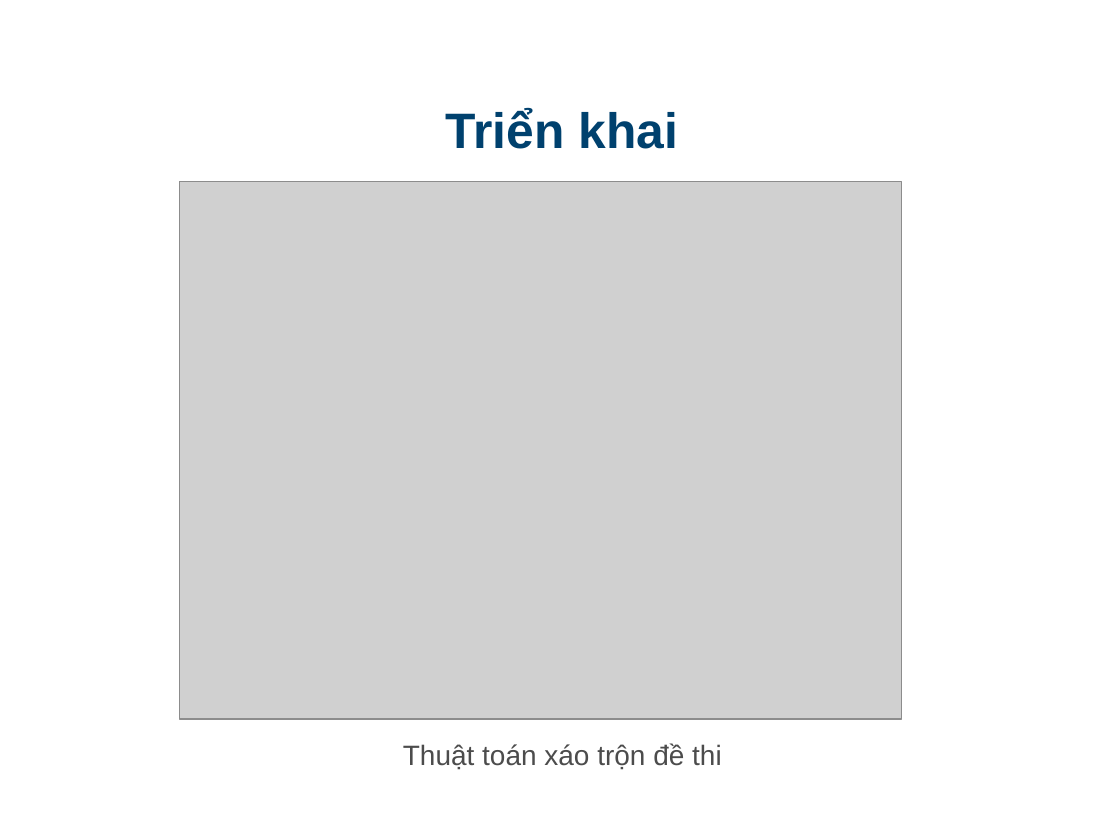
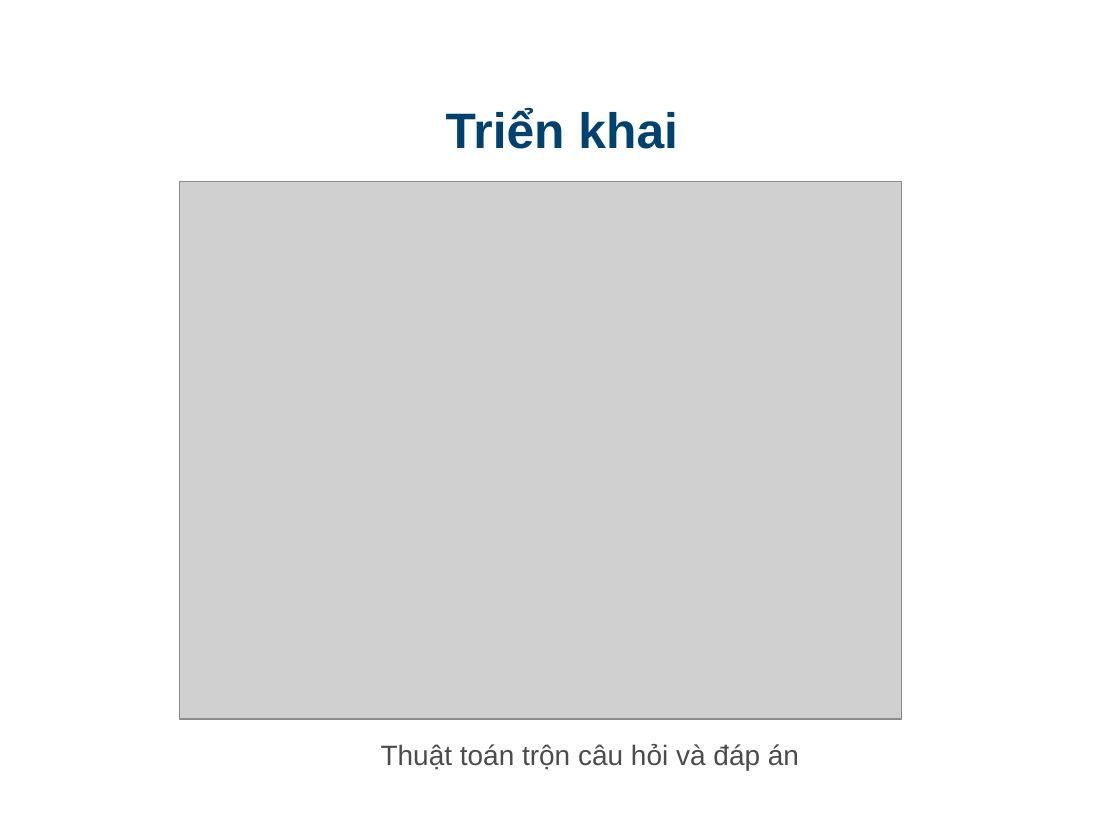
Before and after one commit to truongquangkhai99/DATN-1, a slide deck: slide 10 of src/doc/slide.ppt. Drawn at 1120x840 pixels with LibreOffice and Linux fonts; fonts in the diff are those of the drawing; grey boxes stand for pictures; background and template pictures are left out. Boxes give left, top, right and bottom in pixels: in the first picture for what was removed or moved away, otherwise in the second. Text is boxed around its words. In the diff, an @@ line names an element or a change of style, - is before the commit and + after.

```diff
--- a/src/doc/slide.ppt
+++ b/src/doc/slide.ppt
@@ text at bbox=[381, 744, 799, 770]: text changed @@
-Thuật toán xáo trộn đề thi
+Thuật toán trộn câu hỏi và đáp án
```
Also in this commit, not shown: 2 other slides changed.
